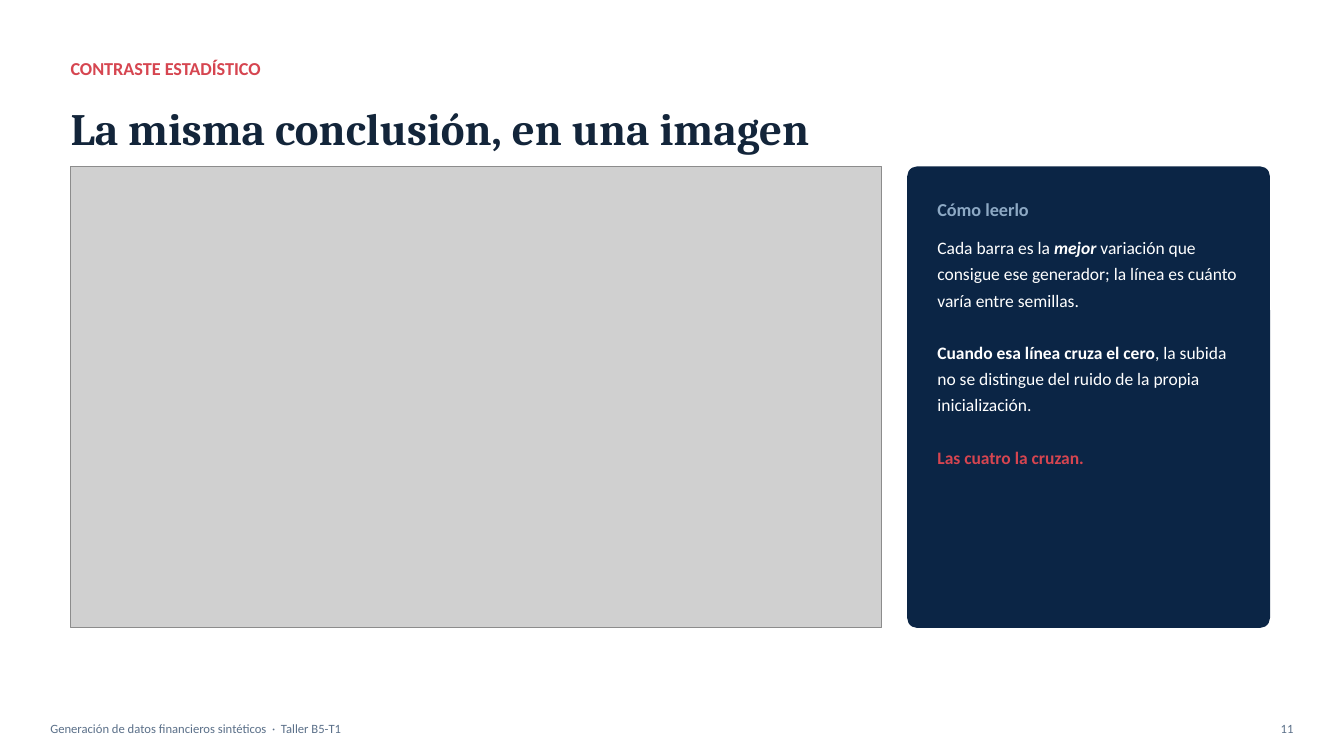
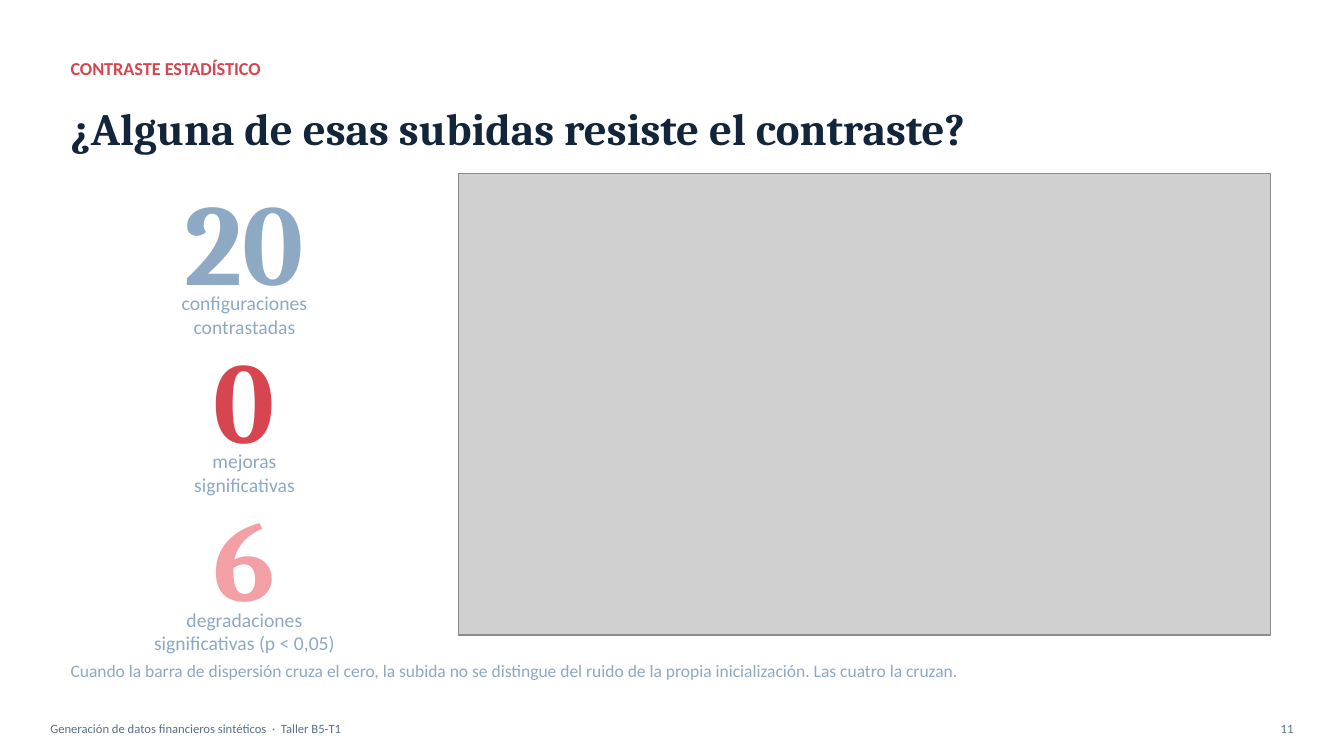
Before and after one commit to raulrodriguezlr/B5-T1, a slide deck: slide 11 of B5-T1_presentacion.pptx. Drawn at 1344x756 pixels with LibreOffice and Linux fonts; fonts in the diff are those of the drawing; grey boxes stand for pictures. Boxes give left, top, right and bottom in pixels: in the first picture for what was removed or moved away, otherwise in the second. Text is boxed around its words. In the diff, an @@ line names an element or a change of style, - is before the commit and + after.

```diff
--- a/B5-T1_presentacion.pptx
+++ b/B5-T1_presentacion.pptx
@@ text at <box>71,114,965,155</box>: text changed @@
-La misma conclusión, en una imagen
+¿Alguna de esas subidas resiste el contraste?
@@ picture: place and size @@
-picture at <box>71,166,882,628</box>
+picture at <box>459,173,1270,635</box>
@@ rounded rectangle removed at <box>907,166,1270,628</box> @@
@@ text added at <box>185,207,304,310</box>, 82 pt, text #8DA9C4, bold @@
+20
@@ text removed at <box>937,203,1028,216</box> @@
-Cómo leerlo
@@ text added at <box>182,296,307,334</box>, 14 pt, text #8DA9C4 @@
+configuraciones
+contrastadas
@@ text added at <box>214,365,275,468</box>, 82 pt, text #D64550, bold @@
+0
@@ text added at <box>194,454,295,496</box>, 14 pt, text #8DA9C4 @@
+mejoras
+significativas
@@ text added at <box>214,523,276,626</box>, 82 pt, text #F2A0A6, bold @@
+6
@@ text added at <box>154,613,335,654</box>, 14 pt, text #8DA9C4 @@
+degradaciones
+significativas (p < 0,05)
@@ text "Cuando la barra de dispersión ..." at <box>71,665,957,680</box>: vertical alignment top to middle @@
@@ text at <box>71,665,957,680</box>: text changed; text colour #FFFFFF to #8DA9C4 @@
-Cada barra es la mejor variación que consigue ese generador; la línea es cuánto varía entre semillas.
-Cuando esa línea cruza el cero, la subida no se distingue del ruido de la propia inicialización.
-Las cuatro la cruzan.
+Cuando la barra de dispersión cruza el cero, la subida no se distingue del ruido de la propia inicialización. Las cuatro la cruzan.
```
Also in this commit, not shown: 3 other slides changed, 1 slide added, 1 slide removed, 3 other files.
